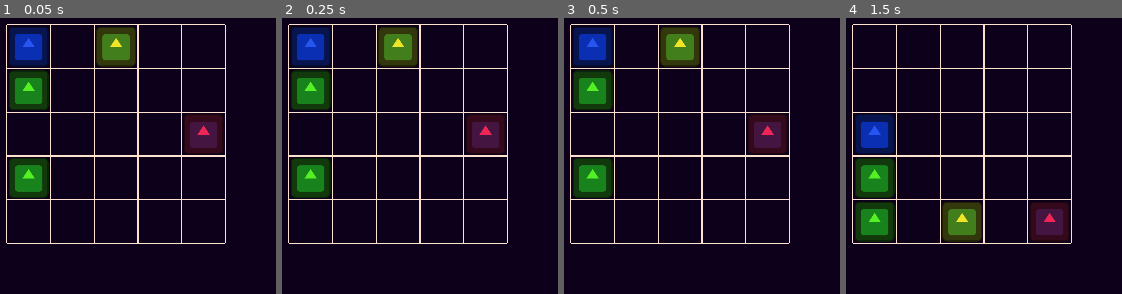
Above: before the commit, frames 1-4 (left to right).
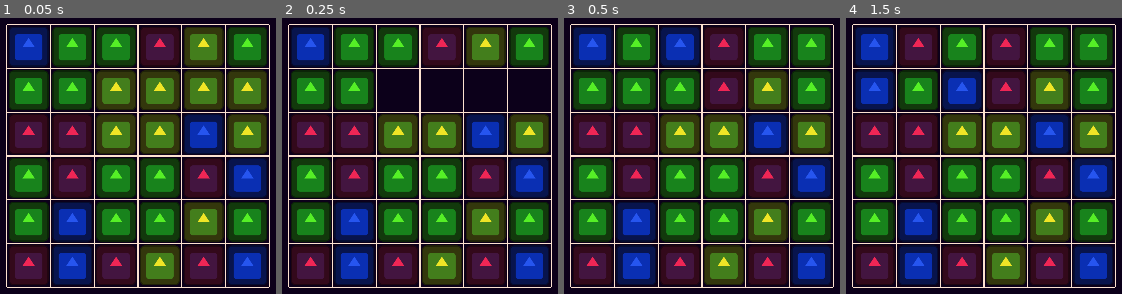
Above: after the commit, the same moments.

Repository: bonsaipropaganda/match-3-with-a-twist
Game: Godot game, scene res://Content/world.tscn
The game is run twice, just before and just after one commit, with the same random seed, the same clock (stepped at 60 frames per second) and the same inputs. The engine's default icon, where the game draws it, is replaced by a stand-in: a white triangle on a blue panel in a dark square.
Inputs (mouse positions are in pixels of both pictures, inside the frame that each line leads up to):
- Up to frame 1 (0.05 s): no input
- Up to frame 2 (0.25 s): no input
- Up to frame 3 (0.5 s): no input
- Up to frame 4 (1.5 s): tap Enter (ui_accept) at 0.5, 0.77, 0.8, 1.07, 1.35 s; move the mouse to (outside the picture) at 0.52 s; click (outside the picture) at 0.6 s; move the mouse to (outside the picture) at 1.27 s

The runs differ from the first frame. In frame 1, 66% of the frame differs, in the area x 2-98%, y 2-98%; in frame 2, 58%; in frame 3, 66%; in frame 4, 67%.

Commit message:
Made prototype work

Diff:
--- a/Content/Grid/grid.gd
+++ b/Content/Grid/grid.gd
@@ -5,32 +5,72 @@
 const LINE_WIDTH = 2.0
 const TILE_MARGIN = 3.0
 
-const NO_GROUP = -1
+const TIMESTEP = 0.2
 
-@export var grid_width = 5
-@export var grid_height = 5
+@export var grid_width = 6
+@export var grid_height = 6
 @export var tile_width = 70
-var grid: Array
-var group_counts: Dictionary
 
 @onready var tile_scene := preload("res://Content/Tile/tile.tscn")
 
+var grid: Array
+var group_counts: Dictionary
+var done_updating := false
+
 func _ready():
 	if !Engine.is_editor_hint():
+		$Timer.wait_time = TIMESTEP
+		Globals.connect("swap_tile", on_swap_tile)
 		grid = init_grid(grid_width, grid_height)
-		add_tile(0,0)
-		add_tile(0,1)
-		add_tile(0,3)
-		add_tile(4,2)
-		add_tile(2,0)
+
+		for y in grid_height:
+			for x in grid_width:
+				add_tile(x,y)
 	queue_redraw()
 
 func _process(delta):
 	if Engine.is_editor_hint():
 		queue_redraw()
 	else:
-		if Input.is_action_just_pressed("ui_accept"):
-			update_grid()
+		if !done_updating && $Timer.is_stopped():
+			$Timer.start()
+
+func _on_timer_timeout():
+	update_grid()
+
+func update_grid():
+	var settled = true
+	for y in range(grid_height-2, -1, -1):
+		for x in range(0, grid_width):
+			if can_fall(x, y):
+				move_tile(x, y, x, y+1)
+				settled = false
+
+	var to_pop = []
+	if settled:
+		to_pop = get_to_pop()
+		for i in to_pop: # [tile_type, x, y]
+			var x = i[1]
+			var y = i[2]
+			if grid[y][x] != null:
+				grid[y][x].queue_free()
+				grid[y][x] = null
+
+	if to_pop.size() == 0:
+		done_updating = true
+		for x in grid_width:
+			if (add_tile(x, 0)):
+				done_updating = false
+	else:
+		settled = false
+
+func init_grid(width, height):
+	var g = []
+	for i in height:
+		g.append([])
+		for j in width:
+			g[i].append(null)
+	return g
 
 func _draw():
 	# Vertical lines
@@ -40,32 +80,27 @@
 	for y in grid_height + 1:
 		draw_line(Vector2(0, y * tile_width), Vector2(grid_width * tile_width, y * tile_width), GRID_COLOR, 2.0)
 
-func init_grid(width, height, fill_with=null):
-	var g = []
-	for i in height:
-		g.append([])
-		for j in width:
-			g[i].append(fill_with)
-	return g
+func set_tile_scene_position(tile, x, y):
+	tile.position = Vector2(x * tile_width, y * tile_width) + Vector2(TILE_MARGIN, TILE_MARGIN)
+	tile.grid_pos = Vector2(x,y)
 
-func set_tile_position(tile, x, y):
-	tile.position = Vector2(x * tile_width, y * tile_width) + Vector2(TILE_MARGIN, TILE_MARGIN)
-
-func add_tile(x, y):
+func add_tile(x, y) -> bool:
 	if (x < 0 || x >= grid_width || y < 0 || y >= grid_height):
 		assert(false) # Do not try to add tiles out of bounds
 	if (grid[y][x] != null):
-		assert(false) # Do not try to spawn tiles on top of each other
+		return false # Do not try to spawn tiles on top of each other
 
 	var new_tile = tile_scene.instantiate()
 	grid[y][x] = new_tile
-	set_tile_position(new_tile, x, y)
+	set_tile_scene_position(new_tile, x, y)
 	new_tile.initialise(tile_width, TILE_MARGIN)
 	add_child(new_tile)
+	return true
 
+# Move tile to empty space
 func move_tile(x1, y1, x2, y2):
 	if grid[y1][x1] != null && grid[y2][x2] == null:
-		set_tile_position(grid[y1][x1], x2, y2)
+		set_tile_scene_position(grid[y1][x1], x2, y2)
 		grid[y2][x2] = grid[y1][x1]
 		grid[y1][x1] = null
 
@@ -75,41 +110,81 @@
 	else:
 		return grid[y][x] != null && grid[y+1][x] == null
 
-func update_tile_group(x, y, group_id, tile_type):
-	if (x < 0 || x >= grid_width || y < 0 || y >= grid_height || grid[y][x] == null):
-		return
-	if (can_fall(x,y) || grid[y][x].group_id != NO_GROUP || grid[y][x].tile_type != tile_type):
-		return
+func get_to_pop():
+	var to_pop := []
+	var to_check := []
 
-	grid[y][x].group_id = group_id
-	if group_counts.get(group_id):
-		group_counts[group_id] += 1
-	else:
-		group_counts[group_id] = 1
+	# Vertical check
+	for x in grid_width:
+		to_check.clear()
+		for y in grid_height:
+			if grid[y][x]:
+				if to_check.is_empty():
+					to_check.append([grid[y][x].tile_type, x, y])
+				elif grid[y][x].tile_type != to_check.back()[0]:
+					if to_check.size() >= 3:
+						to_pop.append_array(to_check)
+					to_check.clear()
+					to_check.append([grid[y][x].tile_type, x, y])
+				elif grid[y][x].tile_type == to_check.back()[0]:
+					to_check.append([grid[y][x].tile_type, x, y])
+					if y == grid_height-1 && to_check.size() >= 3:
+						to_check.append([grid[y][x].tile_type, x, y])
+						to_pop.append_array(to_check)
+			else:
+				to_check.clear()
+	# Horizontal check
+	for y in grid_height:
+		to_check.clear()
+		for x in grid_width:
+			if grid[y][x]:
+				if to_check.is_empty():
+					to_check.append([grid[y][x].tile_type, x, y])
+				elif grid[y][x].tile_type != to_check.back()[0]:
+					if to_check.size() >= 3:
+						to_pop.append_array(to_check)
+					to_check.clear()
+					to_check.append([grid[y][x].tile_type, x, y])
+				elif grid[y][x].tile_type == to_check.back()[0]:
+					to_check.append([grid[y][x].tile_type, x, y])
+					if x == grid_width-1 && to_check.size() >= 3:
+						to_check.append([grid[y][x].tile_type, x, y])
+						to_pop.append_array(to_check)
+			else:
+				to_check.clear()
+	return to_pop
 
-	update_tile_group(x-1, y, group_id, tile_type)
-	update_tile_group(x+1, y, group_id, tile_type)
-	update_tile_group(x, y-1, group_id, tile_type)
-	update_tile_group(x, y+1, group_id, tile_type)
+func on_swap_tile(from_pos, direction):
+	if done_updating:
+		var to_pos = from_pos + direction
 
-func update_grid():
-	var settled = true
-	for y in range(grid_height-2, -1, -1):
-		for x in range(0, grid_width):
-			if can_fall(x, y):
-				move_tile(x, y, x, y+1)
-				settled = false
+		if (to_pos.x < 0 || to_pos.x >= grid_width || to_pos.y < 0 || to_pos.y >= grid_height):
+			return
+		if (grid[from_pos.y][from_pos.x].tile_type == grid[to_pos.y][to_pos.x].tile_type):
+			return
 
-	if settled:
-		group_counts = {}
-		var group_id = 0
-		for y in grid_height:
-			for x in grid_width:
-				if grid[y][x]:
-					grid[y][x].group_id = NO_GROUP
-		for y in grid_height:
-			for x in grid_width:
-				if grid[y][x]:
-					update_tile_group(x, y, group_id, grid[y][x].tile_type)
-				group_id += 1
-		print(group_counts)
+		var tmp = grid[from_pos.y][from_pos.x]
+		grid[from_pos.y][from_pos.x] = grid[to_pos.y][to_pos.x]
+		grid[to_pos.y][to_pos.x] = tmp
+
+		set_tile_scene_position(grid[from_pos.y][from_pos.x], from_pos.x, from_pos.y)
+		set_tile_scene_position(grid[to_pos.y][to_pos.x], to_pos.x, to_pos.y)
+
+		done_updating = false
+
+#func update_tile_group(x, y, group_id, tile_type):
+#	if (x < 0 || x >= grid_width || y < 0 || y >= grid_height || grid[y][x] == null):
+#		return
+#	if (can_fall(x,y) || grid[y][x].group_id != NO_GROUP || grid[y][x].tile_type != tile_type):
+#		return
+#
+#	grid[y][x].group_id = group_id
+#	if group_counts.get(group_id):
+#		group_counts[group_id] += 1
+#	else:
+#		group_counts[group_id] = 1
+#
+#	update_tile_group(x-1, y, group_id, tile_type)
+#	update_tile_group(x+1, y, group_id, tile_type)
+#	update_tile_group(x, y-1, group_id, tile_type)
+#	update_tile_group(x, y+1, group_id, tile_type)
--- a/Content/Grid/grid.tscn
+++ b/Content/Grid/grid.tscn
@@ -4,3 +4,9 @@
 
 [node name="Grid" type="Node2D"]
 script = ExtResource("1_q44yw")
+
+[node name="Timer" type="Timer" parent="."]
+wait_time = 0.5
+one_shot = true
+
+[connection signal="timeout" from="Timer" to="." method="_on_timer_timeout"]
--- a/Content/Tile/tile.gd
+++ b/Content/Tile/tile.gd
@@ -1,9 +1,11 @@
-extends Control
+extends Area2D
 
 const SPRITE_WIDTH = 128.0 # Currently set to width of placeholder image
 
 var tile_type: TileType
 var group_id: int
+var tile_width: int
+var grid_pos: Vector2 # Set by grid
 
 enum TileType {
 	RED,
@@ -30,11 +32,30 @@
 	Color("efe526"),
 ]
 
-func initialise(tile_width : float, margin_width):
-	tile_width -= margin_width * 2
+func initialise(_tile_width : float, margin_width):
+	tile_width = _tile_width - margin_width * 2
 	scale *= tile_width / SPRITE_WIDTH
+	$CollisionShape2D.position = Vector2.ONE * tile_width
+	$CollisionShape2D.shape.size = Vector2.ONE * tile_width * 2
 
-	randomize()
 	tile_type = randi() % TileType.size()
 	$Sprite2D.texture = tile_images[tile_type]
 	$Sprite2D.modulate = tile_colors[tile_type]
+
+var clicked = false
+func _on_input_event(viewport, event, shape_idx):
+	if Input.is_action_just_pressed("click"):
+		clicked = true
+	if Input.is_action_just_released("click"):
+		clicked = false
+
+func _process(delta):
+	if clicked:
+		var mouse_pos = get_viewport().get_mouse_position()
+		var my_pos = $CollisionShape2D.global_position
+		if abs(mouse_pos.x - my_pos.x) > tile_width/2:
+			Globals.emit_signal("swap_tile", grid_pos, Vector2(sign(mouse_pos.x - my_pos.x), 0))
+			clicked = false
+		if abs(mouse_pos.y - my_pos.y) > tile_width/2:
+			Globals.emit_signal("swap_tile", grid_pos, Vector2(0, sign(mouse_pos.y - my_pos.y)))
+			clicked = false
--- a/Content/Tile/tile.tscn
+++ b/Content/Tile/tile.tscn
@@ -1,13 +1,18 @@
-[gd_scene load_steps=3 format=3 uid="uid://ci2oao30ktdyn"]
+[gd_scene load_steps=4 format=3 uid="uid://ci2oao30ktdyn"]
 
 [ext_resource type="Texture2D" uid="uid://byby5rnjw02sl" path="res://icon.svg" id="1_oircm"]
 [ext_resource type="Script" path="res://Content/Tile/tile.gd" id="1_pcm8c"]
 
-[node name="Tile" type="Control"]
-layout_mode = 3
-anchors_preset = 0
+[sub_resource type="RectangleShape2D" id="RectangleShape2D_8r60o"]
+
+[node name="Tile" type="Area2D"]
 script = ExtResource("1_pcm8c")
 
 [node name="Sprite2D" type="Sprite2D" parent="."]
 texture = ExtResource("1_oircm")
 centered = false
+
+[node name="CollisionShape2D" type="CollisionShape2D" parent="."]
+shape = SubResource("RectangleShape2D_8r60o")
+
+[connection signal="input_event" from="." to="." method="_on_input_event"]
--- a/Content/globals.gd
+++ b/Content/globals.gd
@@ -1,10 +1,2 @@
 extends Node
-
-# Called when the node enters the scene tree for the first time.
-func _ready():
-	pass # Replace with function body.
-
-
-# Called every frame. 'delta' is the elapsed time since the previous frame.
-func _process(delta):
-	pass
+signal swap_tile(from_pos, direction)
--- a/project.godot
+++ b/project.godot
@@ -26,6 +26,14 @@
 window/stretch/mode="canvas_items"
 window/stretch/aspect="expand"
 
+[input]
+
+click={
+"deadzone": 0.5,
+"events": [Object(InputEventMouseButton,"resource_local_to_scene":false,"resource_name":"","device":-1,"window_id":0,"alt_pressed":false,"shift_pressed":false,"ctrl_pressed":false,"meta_pressed":false,"button_mask":0,"position":Vector2(0, 0),"global_position":Vector2(0, 0),"factor":1.0,"button_index":1,"pressed":false,"double_click":false,"script":null)
+]
+}
+
 [rendering]
 
 renderer/rendering_method="gl_compatibility"
